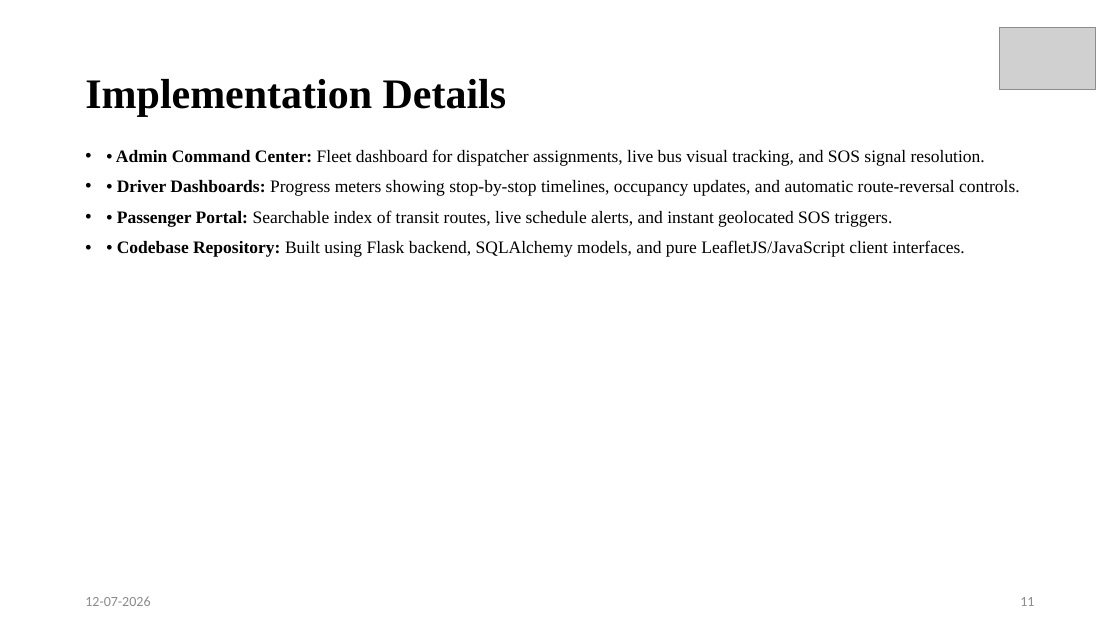
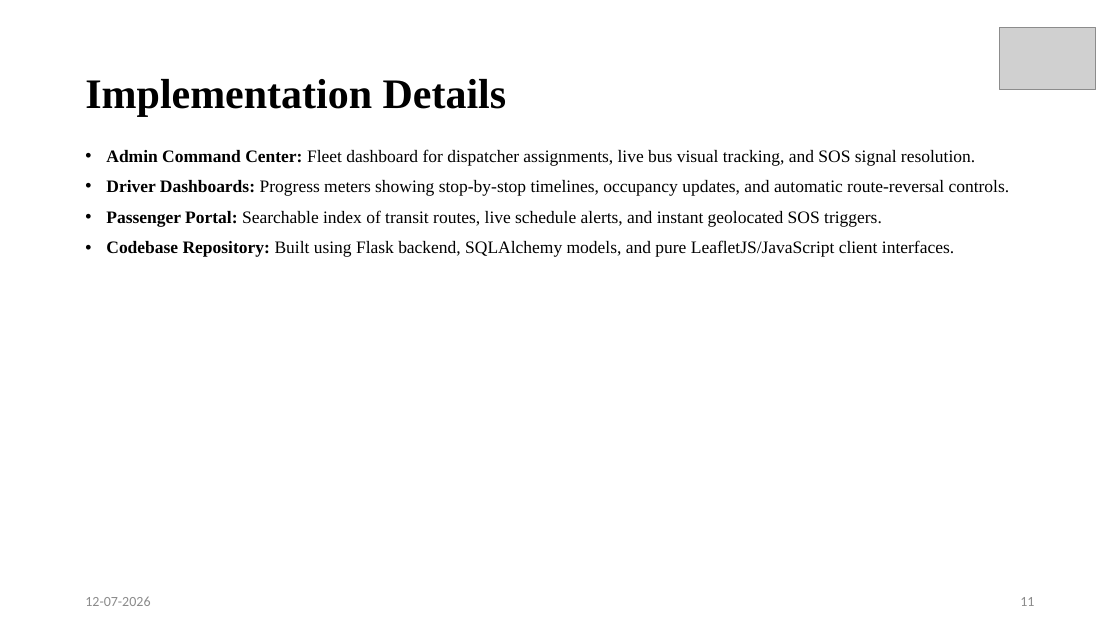
Before and after one commit to rajeshbendi60-maker/TransPulse, a slide deck: slide 11 of ppt/R24_Community_Project_PPT_Template.pptx. Drawn at 1120x630 pixels with LibreOffice and Linux fonts; fonts in the diff are those of the drawing; grey boxes stand for pictures. Boxes give left, top, right and bottom in pixels: in the first picture for what was removed or moved away, otherwise in the second. Text is boxed around its words. In the diff, an @@ line names an element or a change of style, - is before the commit and + after.

```diff
--- a/ppt/R24_Community_Project_PPT_Template.pptx
+++ b/ppt/R24_Community_Project_PPT_Template.pptx
@@ text at (106, 149, 1010, 257): text changed @@
-• • Admin Command Center: Fleet dashboard for dispatcher assignments, live bus visual tracking, and SOS signal resolution.
-• • Driver Dashboards: Progress meters showing stop-by-stop timelines, occupancy updates, and automatic route-reversal controls.
-• • Passenger Portal: Searchable index of transit routes, live schedule alerts, and instant geolocated SOS triggers.
-• • Codebase Repository: Built using Flask backend, SQLAlchemy models, and pure LeafletJS/JavaScript client interfaces.
+• Admin Command Center: Fleet dashboard for dispatcher assignments, live bus visual tracking, and SOS signal resolution.
+• Driver Dashboards: Progress meters showing stop-by-stop timelines, occupancy updates, and automatic route-reversal controls.
+• Passenger Portal: Searchable index of transit routes, live schedule alerts, and instant geolocated SOS triggers.
+• Codebase Repository: Built using Flask backend, SQLAlchemy models, and pure LeafletJS/JavaScript client interfaces.
```
Also in this commit, not shown: 17 other slides changed, 5 other files.
